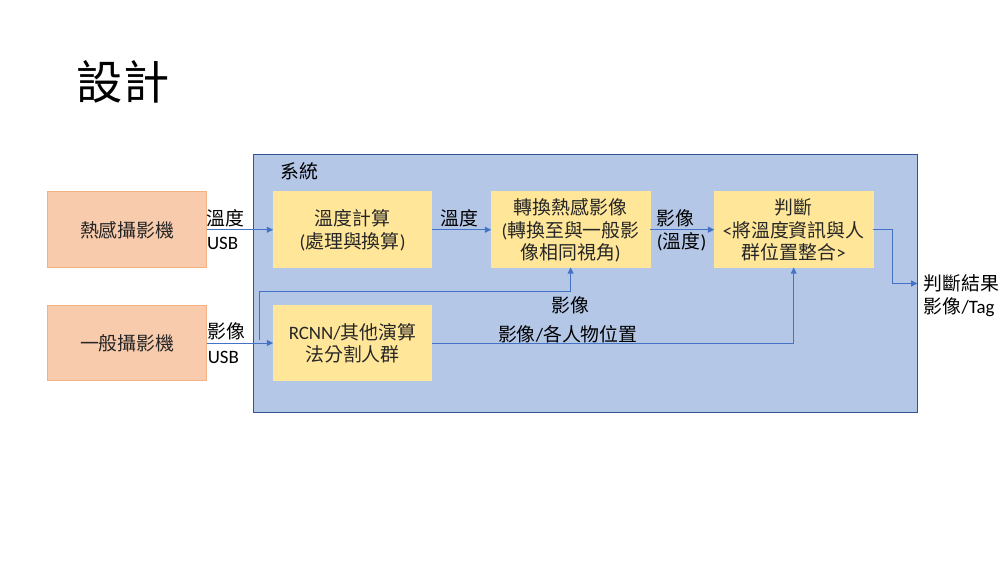
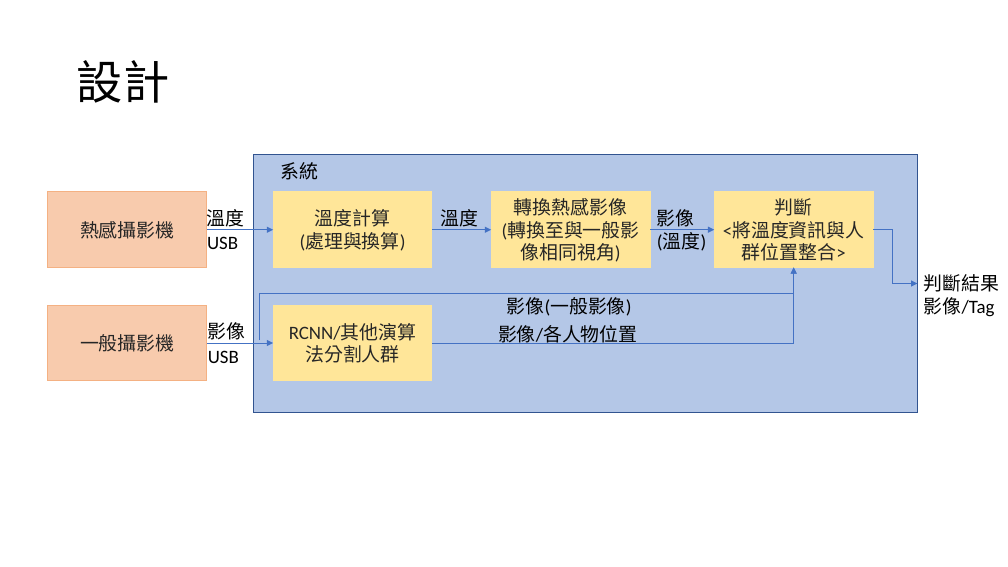
Before and after one commit to HsuTengHsiung/Image-processing, a slide deck: slide 6 of 000.作業紀錄/人體溫度判斷.pptx. Drawn at 1008x567 pixels with LibreOffice and Linux fonts; fonts in the diff are those of the drawing. Boxes give left, top, right and bottom in pixels: in the first picture for what was removed or moved away, otherwise in the second. Text is boxed around its words. In the diff, an @@ line names an element or a change of style, - is before the commit and + after.

Commit message:
更新報告
1.調整架構圖
2.設計新增模組:輸入、輸出、參數

```diff
--- a/000.作業紀錄/人體溫度判斷.pptx
+++ b/000.作業紀錄/人體溫度判斷.pptx
@@ elbow arrow moved from (259, 340) - (571, 268) to (259, 340) - (794, 268) @@
@@ text at (x1=507, y1=297, x2=632, y2=316): text changed @@
-影像
+影像(一般影像)
```
Also in this commit, not shown: 3 slides added.
